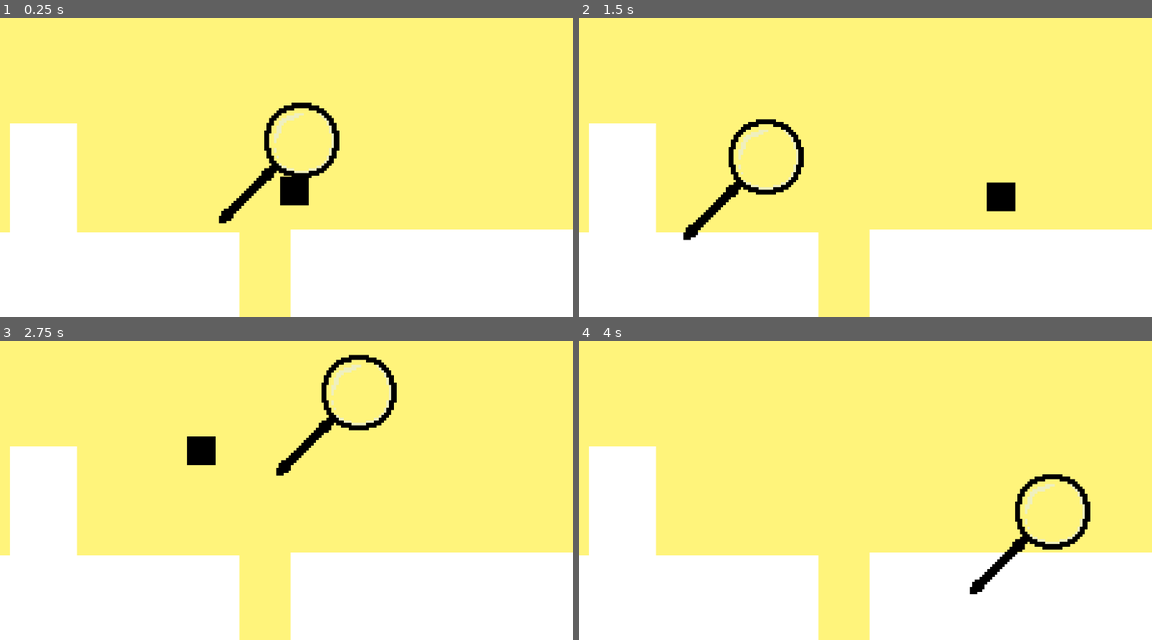
Above: before the commit, frames 1-4 (two rows, left to right).
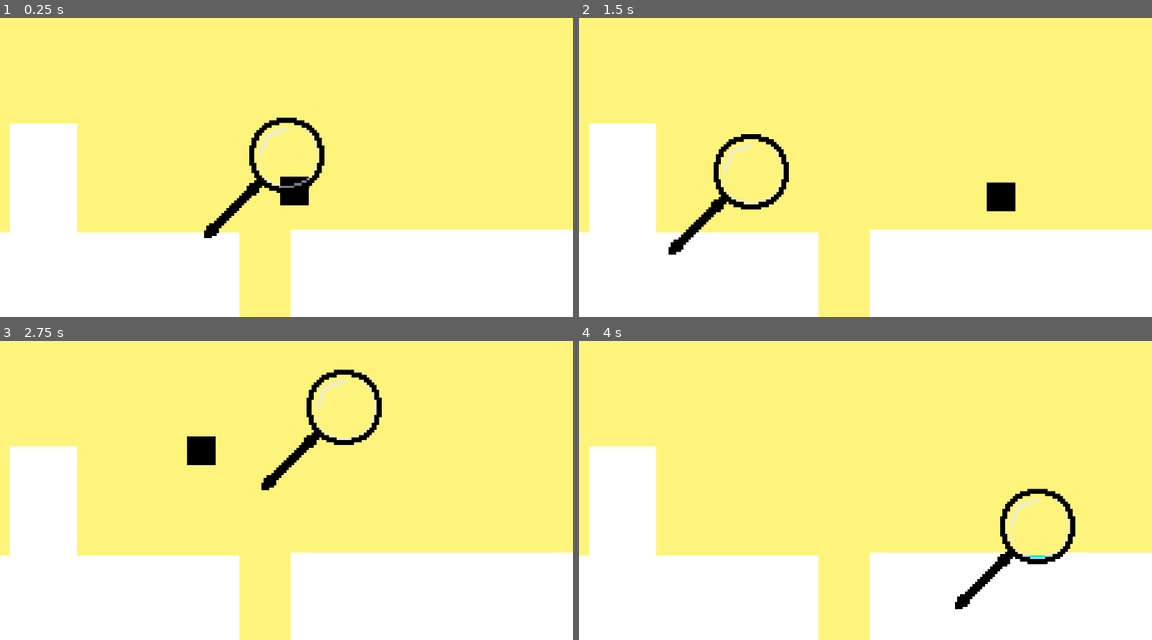
Above: after the commit, the same moments.

Repository: BlendyDev/GMTK2024
Game: Godot game, scene res://scenes/game.tscn
The game is run twice, just before and just after one commit, with the same random seed, the same clock (stepped at 60 frames per second) and the same inputs.
Inputs (mouse positions are in pixels of both pictures, inside the frame that each line leads up to):
- Up to frame 1 (0.25 s): no input
- Up to frame 2 (1.5 s): move the mouse to (991, 140) at 0.52 s; hold Right (RIGHT) from 0.53 s (still down); tap Mouse wheel down (SCROLL_DOWN) at 0.6 s; tap W (UP) at 0.77 s; move the mouse to (750, 170) at 1.27 s; tap Mouse wheel up (SCROLL_UP) at 1.35 s
- Up to frame 3 (2.75 s): tap W (UP) at 1.52 s; move the mouse to (343, 406) at 2.02 s; release Right (RIGHT) at 2.03 s; hold Left (LEFT) from 2.03 s (still down); tap Space (SPACE) at 2.1 s
- Up to frame 4 (4 s): move the mouse to (836, 544) at 2.77 s; release Left (LEFT) at 2.78 s; hold Right (RIGHT) from 2.78 s (still down); tap Mouse wheel down (SCROLL_DOWN) at 2.85 s; tap W (UP) at 3.02, 3.77 s; move the mouse to (1037, 526) at 3.52 s; tap Mouse wheel up (SCROLL_UP) at 3.6 s

The runs differ from the first frame. In frame 1, 2.0% of the frame differs, in the area x 35-60%, y 28-74%; in frame 2, 2.1%; in frame 3, 2.1%; in frame 4, 2.1%, in the area x 65-90%, y 44-90%.

Commit message:
magnifying glass fixup

Diff:
--- a/scenes/game.tscn
+++ b/scenes/game.tscn
@@ -35,18 +35,22 @@
 
 [node name="Sprite2D" type="Sprite2D" parent="Lupa"]
 z_index = 100
+position = Vector2(-5.89286, 5.89286)
 texture = ExtResource("4_dlxum")
 
 [node name="LupaCollisionPolygon" type="CollisionPolygon2D" parent="Lupa"]
+position = Vector2(-5.89286, 5.89286)
 polygon = PackedVector2Array(-8, -3, -8, -9, -6, -14, -2, -18, 3, -20, 9, -20, 14, -18, 18, -14, 20, -9, 20, -3, 18, 2, 14, 6, 9, 8, 3, 8, -2, 6, -6, 2)
 
 [node name="Mask" type="PointLight2D" parent="Lupa"]
+position = Vector2(-5.89286, 5.89286)
 energy = 0.0
 texture = ExtResource("8_5p1yo")
 
 [node name="InvMask" type="PointLight2D" parent="Lupa"]
 light_mask = 2
 visibility_layer = 2
+position = Vector2(-5.89286, 5.89286)
 energy = 0.0
 range_item_cull_mask = 2
 texture = ExtResource("6_mwlhc")
